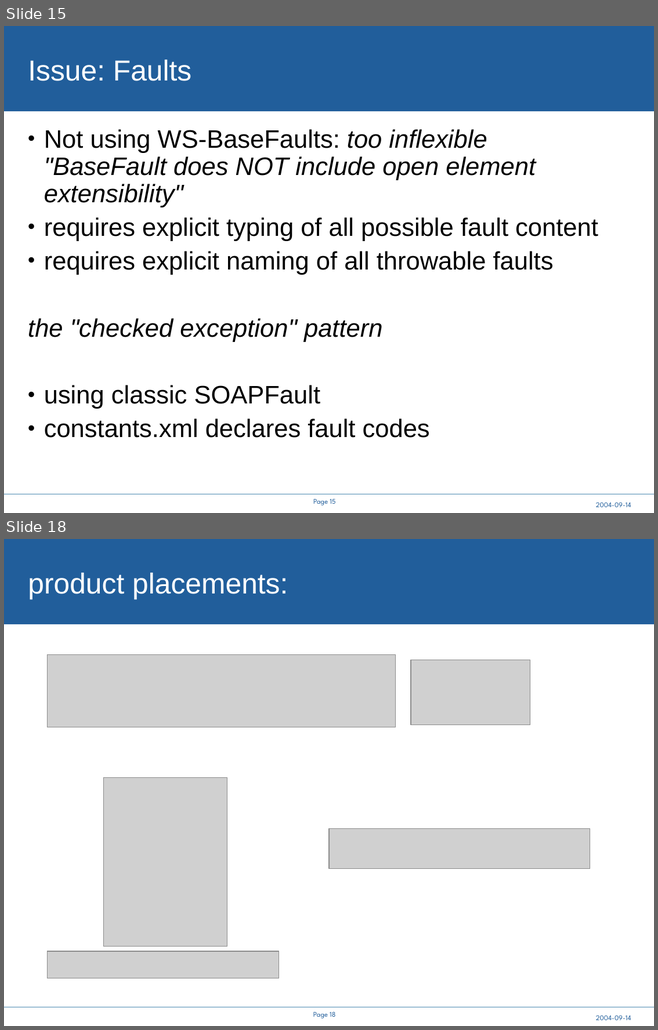
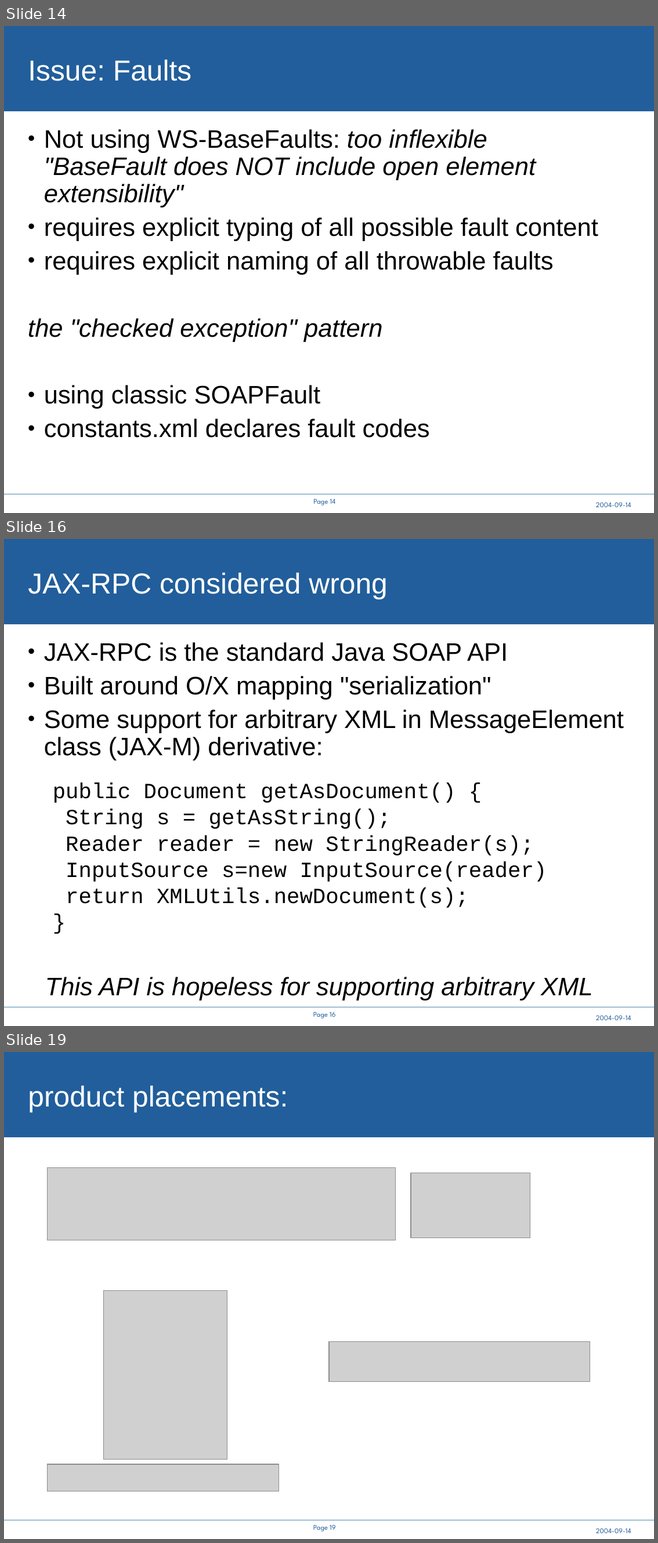
Before and after one commit to steveloughran/smartfrog, a slide deck: core/components/cddlm/doc/A Service API for deployment.ppt. Shown one above the other, each under a label of ours: slides 15 and 18 before the commit, slides 14, 16 and 19 after it; the slides between them are not shown. The pictures are 658x1030 and 658x1543 pixels, drawn with LibreOffice and Linux fonts; fonts in the diff are those of the drawing; grey boxes stand for pictures; background and template pictures are left out. Boxes give left, top, right and bottom in pixels: in the first picture for what was removed or moved away, otherwise in the second. Text is boxed around its words. In the diff, an @@ line names an element or a change of style, - is before the commit and + after.

```diff
--- a/core/components/cddlm/doc/A Service API for deployment.ppt
+++ b/core/components/cddlm/doc/A Service API for deployment.ppt
@@ slide 16 added at box(4, 539, 654, 1026), background #FFFFFF; not listed: 4 template elements that a slide beside it also shows @@
@@ title added at box(28, 573, 387, 599), 32 pt, text #FFFFFF @@
+JAX-RPC considered wrong
@@ text added at box(44, 642, 623, 761), 28 pt, text #000000 @@
+• JAX-RPC is the standard Java SOAP API
+• Built around O/X mapping "serialization"
+• Some support for arbitrary XML in MessageElement class (JAX-M) derivative:
@@ text added at box(53, 783, 547, 908), 24 pt, text #000000 @@
+public Document getAsDocument() {
+String s = getAsString();
+Reader reader = new StringReader(s);
+InputSource s=new InputSource(reader)
+return XMLUtils.newDocument(s);
+}
@@ text added at box(45, 977, 592, 1001), 28 pt, text #000000, italic @@
+This API is hopeless for supporting arbitrary XML
@@ what was slide 15 is now slide 14 @@
@@ page number at box(313, 499, 336, 506): text changed @@
-Page 15
+Page 14
@@ what was slide 18 is now slide 19 @@
@@ page number at box(313, 1525, 336, 1532): text changed @@
-Page 18
+Page 19
```
Also in this commit, not shown: 8 slides changed, 1 other slide added, 1 slide removed, 2 other files.
